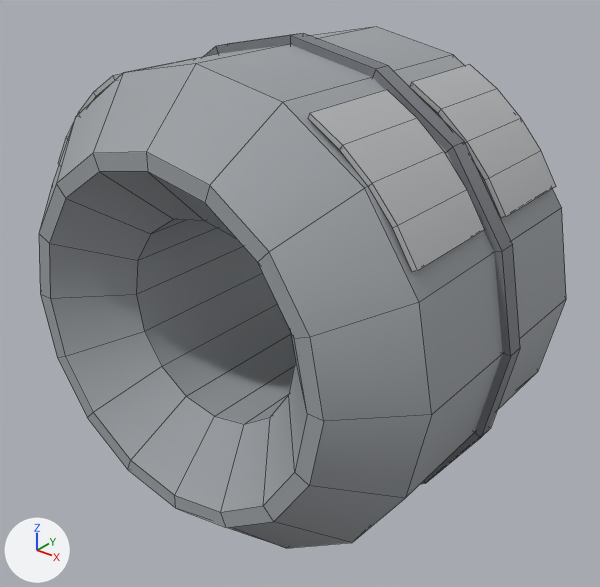
Before and after pictures for a commit that changed the OBJ model assets/models/equipment/cobretty_er5_reactor/LOD1/er5_vessel.obj.
One viewpoint serves both versions: a 50 mm lens placed at (4.57, -5.67, 3.37), pointed at (0.06, -0.03, -0.13). Lighting does not change. The marker at lower left points along +X, +Y and +Z. The older version comes first. Mesh edges are drawn as thin lines. Where no turn or scale is listed for an object, it has been applied to the vertices. Vertices at exactly the same position are counted once.

Names of what the first picture shows: 'er5_vessel'.
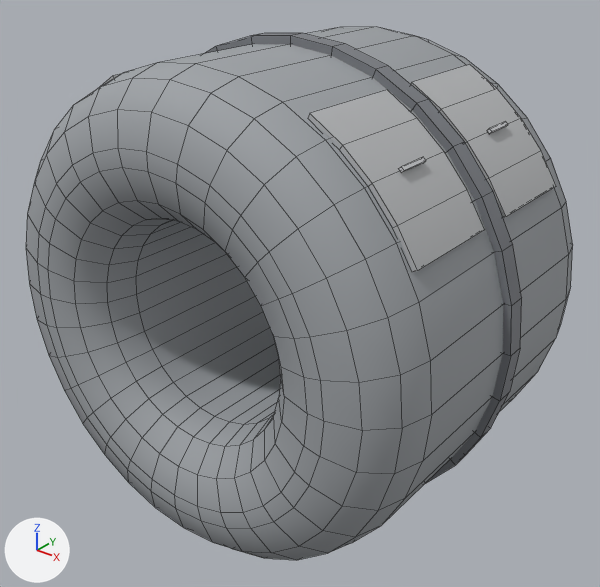
Location of each change, [x1, y1, x2, y2] in pixels of the pictures (600 x 587 px):
'er5_vessel', reshaped
    before: [39, 27, 566, 548]
    after: [26, 27, 573, 560]
part 1 of me_er5_vessel, added
    after: [26, 27, 573, 560]

What changed in the scene script:
```text
Add mat_eq_steel:
    mat_eq_steel = principled_material('eq_steel')
    mat_eq_steel.base_color = (0.58, 0.59, 0.61)  # light grey #c8cacd
    mat_eq_steel.roughness = 0.654
Change me_er5_vessel:
    used by ob_er5_vessel; location = (0.0, 0.0, 0.0)
    remove me_er5_vessel.from_pydata(...)  # 272 vertices, 264 faces; spans x -2.27..2.27, y -1.75..1.75, z -2.27..2.27
    add me_er5_vessel.from_pydata(...)  # 752 vertices, 736 faces; spans x -2.27..2.27, y -1.75..1.75, z -2.27..2.27
    me_er5_vessel part 1: 480 vertices added at x -2.23..2.23, y -1.75..1.75, z -2.23..2.23
    add me_er5_vessel.materials.append(mat_eq_steel)  # light grey #c8cacd
```
